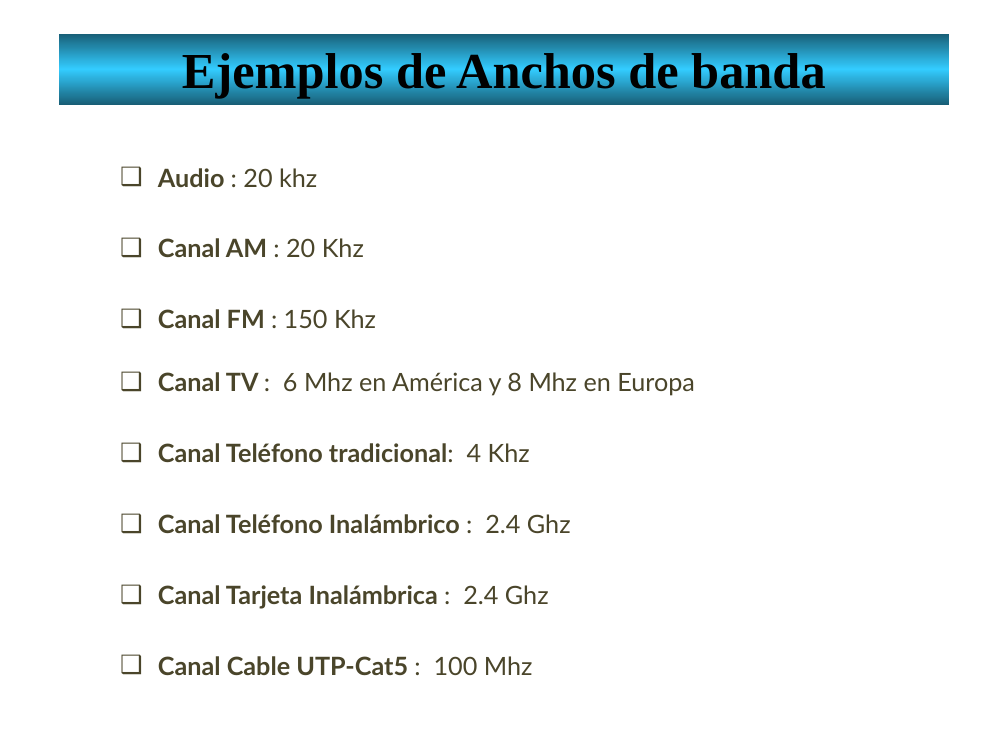
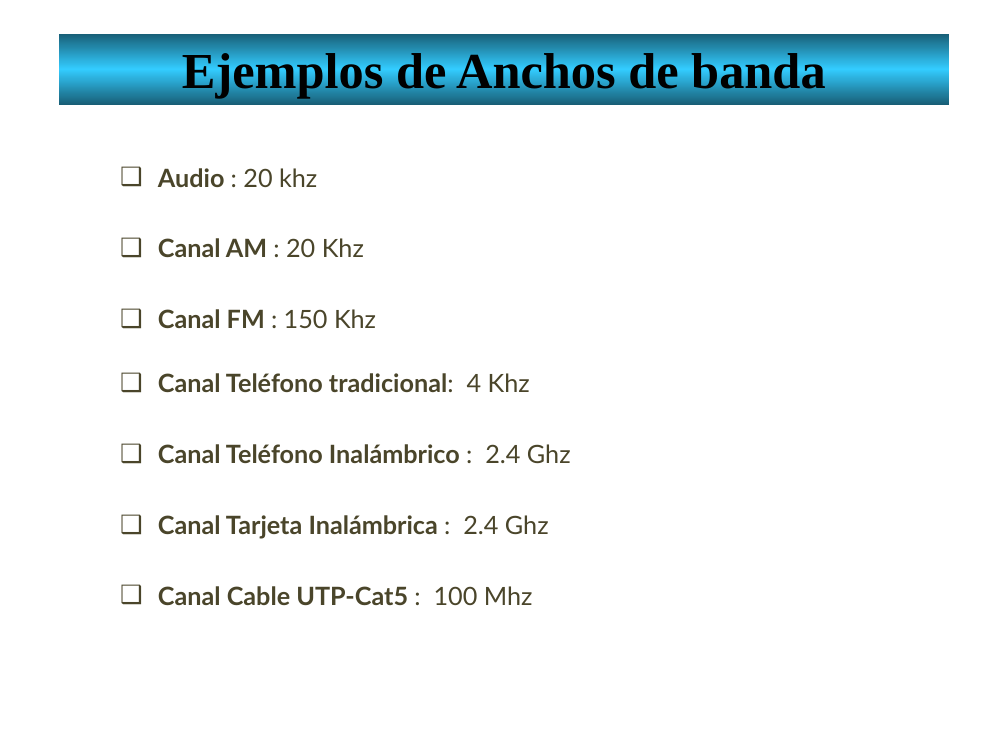
Before and after one commit to lizetheP/Redes1, a slide deck: slide 23 of CalendarioAgo21/Presentaciones/11_AnalogicasDigitalesCompletoF.pptx. Drawn at 1008x756 pixels with LibreOffice and Linux fonts; fonts in the diff are those of the drawing. Boxes give left, top, right and bottom in pixels: in the first picture for what was removed or moved away, otherwise in the second. Text is boxed around its words. In the diff, an @@ line names an element or a change of style, - is before the commit and + after.

```diff
--- a/CalendarioAgo21/Presentaciones/11_AnalogicasDigitalesCompletoF.pptx
+++ b/CalendarioAgo21/Presentaciones/11_AnalogicasDigitalesCompletoF.pptx
@@ text removed at [158,372,695,396] @@
-❑ Canal TV : 6 Mhz en América y 8 Mhz en Europa
@@ 4 texts: place and size @@
-4 texts at [158,443,571,675]
+4 texts at [158,373,571,605]
```
Also in this commit, not shown: 1 other slide changed, 1 other file.
